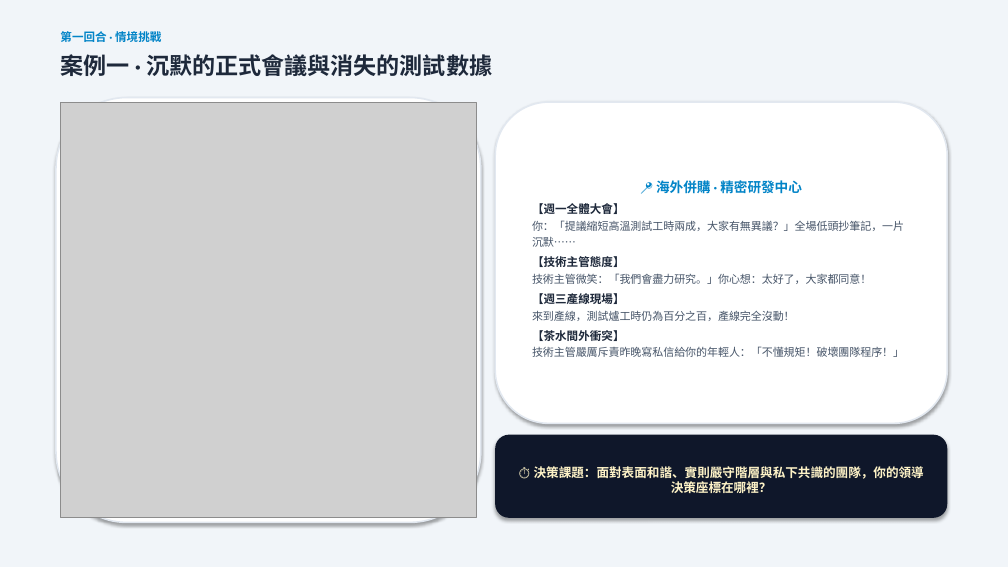
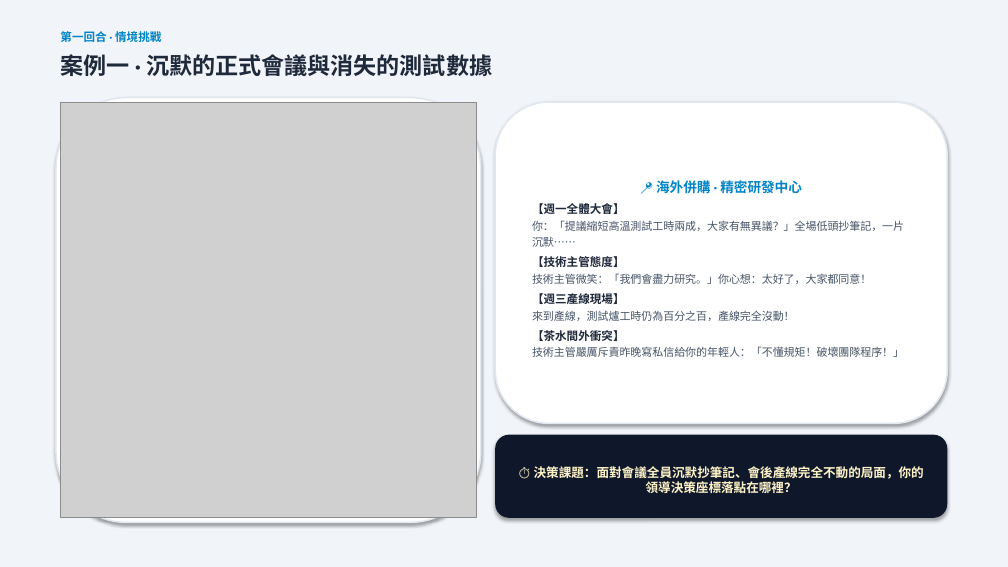
Before and after one commit to routerdd1818-tech/OB, a slide deck: slide 5 of 誰是文化王_備案簡報_Who_Is_Culture_King.pptx. Drawn at 1008x567 pixels with LibreOffice and Linux fonts; fonts in the diff are those of the drawing; grey boxes stand for pictures. Boxes give left, top, right and bottom in pixels: in the first picture for what was removed or moved away, otherwise in the second. Text is boxed around its words. In the diff, an @@ line names an element or a change of style, - is before the commit and + after.

```diff
--- a/誰是文化王_備案簡報_Who_Is_Culture_King.pptx
+++ b/誰是文化王_備案簡報_Who_Is_Culture_King.pptx
@@ text in rounded rectangle at (534,466,924,493): text changed @@
-⏱️ 決策課題：面對表面和諧、實則嚴守階層與私下共識的團隊，你的領導決策座標在哪裡？
+⏱️ 決策課題：面對會議全員沉默抄筆記、會後產線完全不動的局面，你的領導決策座標落點在哪裡？
```
Also in this commit, not shown: 4 other slides changed, 5 other files.
